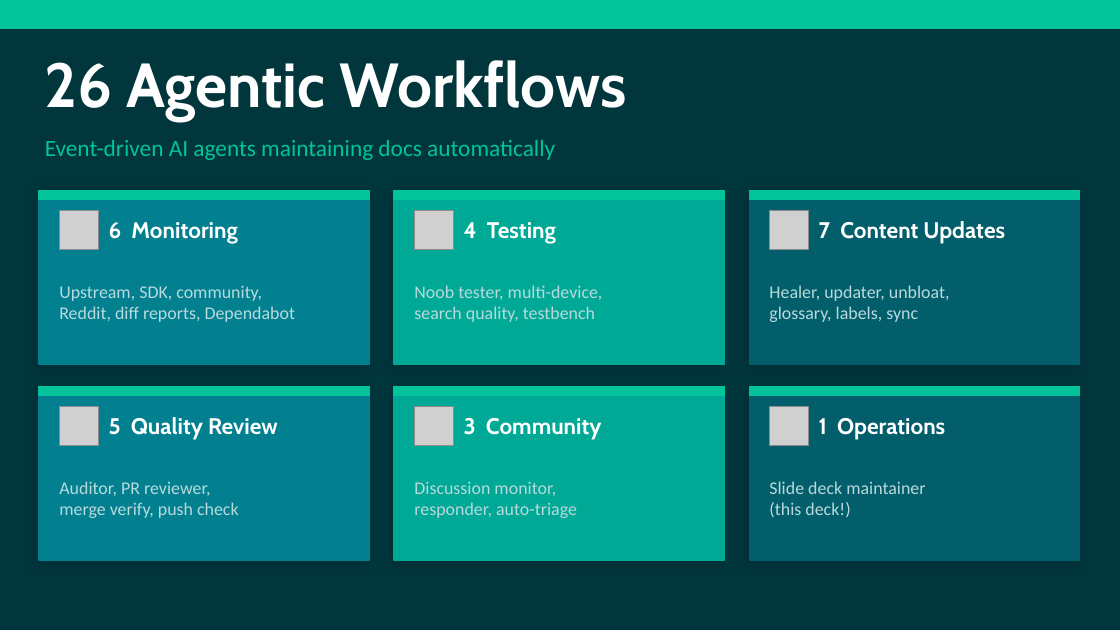
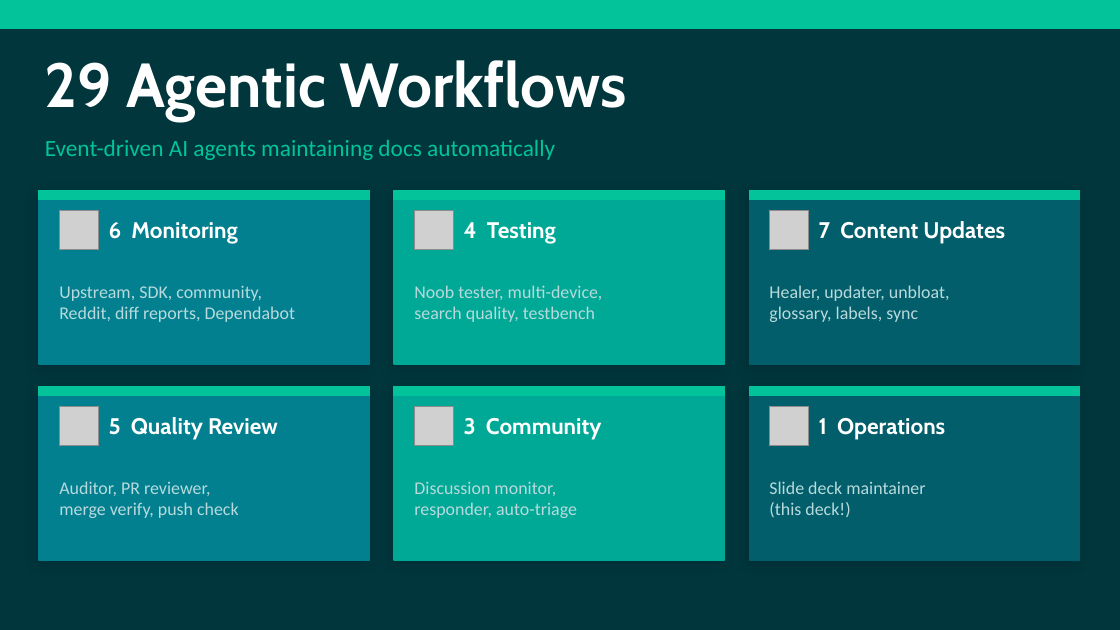
Before and after one commit to nicholasdbrady/foundry-docs, a slide deck: slide 5 of slides/foundry-docs-overview.pptx. Drawn at 1120x630 pixels with LibreOffice and Linux fonts; fonts in the diff are those of the drawing; grey boxes stand for pictures. Boxes give left, top, right and bottom in pixels: in the first picture for what was removed or moved away, otherwise in the second. Text is boxed around its words. In the diff, an @@ line names an element or a change of style, - is before the commit and + after.

```diff
--- a/slides/foundry-docs-overview.pptx
+++ b/slides/foundry-docs-overview.pptx
@@ text at box(45, 60, 627, 122): text changed @@
-26 Agentic Workflows
+29 Agentic Workflows
```
Also in this commit, not shown: 7 other slides changed, 3 slides added, 1 other file.
